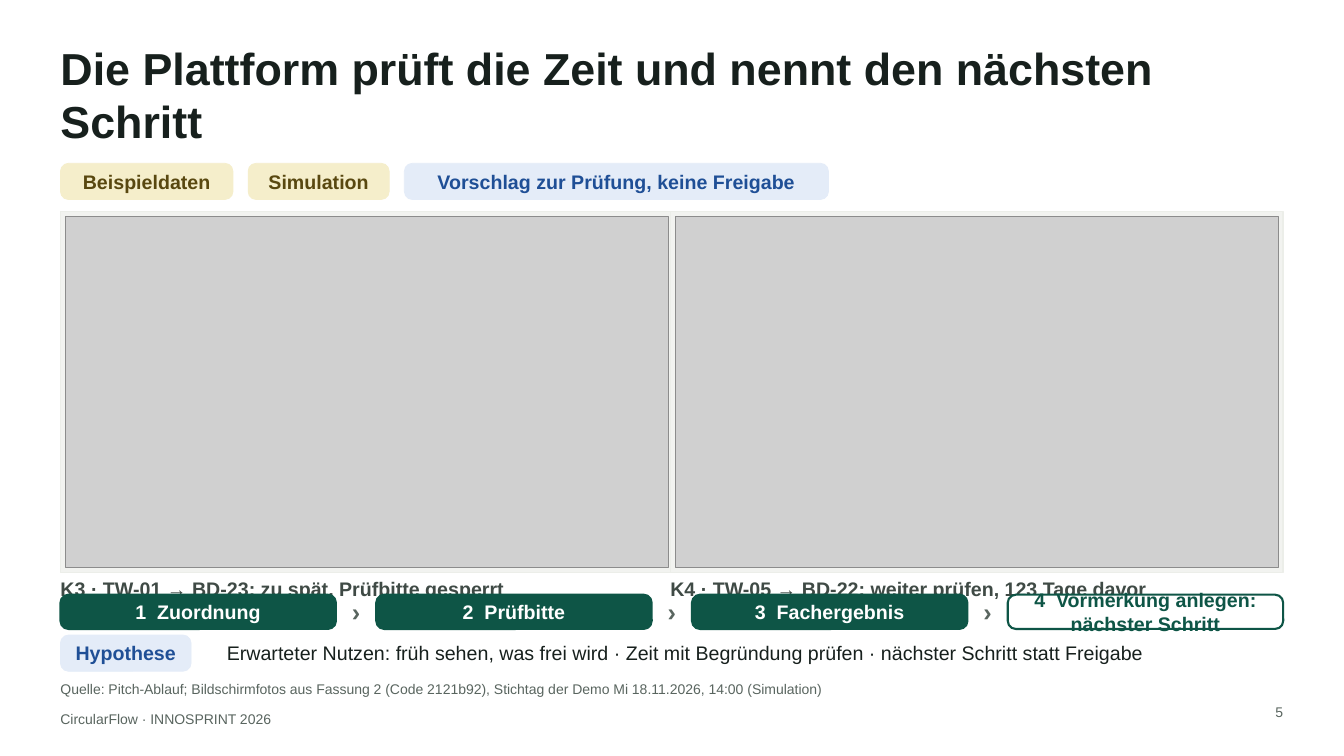
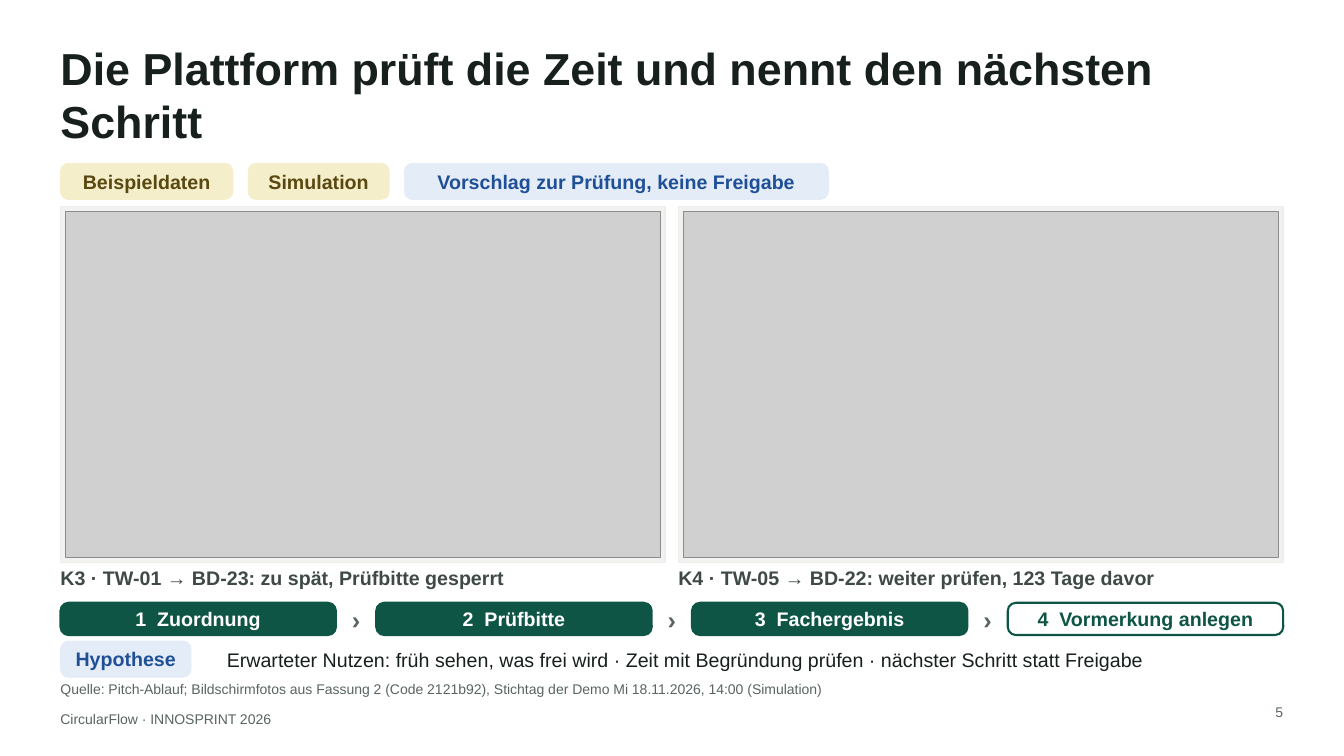
Before and after one commit to sammo3332/CircularFlow, a slide deck: slide 5 of pitch/innosprint-2026/ausgabe/weitere-fassungen/CircularFlow_INNOSPRINT2026_Fassung-C_Praxistest-Dortmund.pptx. Drawn at 1344x756 pixels with LibreOffice and Linux fonts; fonts in the diff are those of the drawing; grey boxes stand for pictures. Boxes give left, top, right and bottom in pixels: in the first picture for what was removed or moved away, otherwise in the second. Text is boxed around its words. In the diff, an @@ line names an element or a change of style, - is before the commit and + after.

```diff
--- a/pitch/innosprint-2026/ausgabe/weitere-fassungen/CircularFlow_INNOSPRINT2026_Fassung-C_Praxistest-Dortmund.pptx
+++ b/pitch/innosprint-2026/ausgabe/weitere-fassungen/CircularFlow_INNOSPRINT2026_Fassung-C_Praxistest-Dortmund.pptx
@@ rectangle: place and size @@
-rectangle at <box>60,212,674,573</box>
+rectangle at <box>60,207,665,563</box>
@@ rectangle: place and size @@
-rectangle at <box>670,212,1284,573</box>
+rectangle at <box>679,207,1284,563</box>
@@ picture: place and size @@
-picture at <box>66,217,668,568</box>
+picture at <box>66,212,660,558</box>
@@ picture: place and size @@
-picture at <box>676,217,1278,568</box>
+picture at <box>684,212,1278,558</box>
@@ text "K3 · TW-01 → BD-23: ...": place and size @@
-text "K3 · TW-01 → BD-23: ..." at <box>60,580,504,600</box>
+text "K3 · TW-01 → BD-23: ..." at <box>60,570,504,589</box>
@@ text "K4 · TW-05 → BD-22: ...": place and size @@
-text "K4 · TW-05 → BD-22: ..." at <box>670,580,1146,600</box>
+text "K4 · TW-05 → BD-22: ..." at <box>678,570,1154,589</box>
@@ 4 rounded rectangles, 3 texts: place and size @@
-4 rounded rectangles, 3 texts at <box>60,595,1284,629</box>
+4 rounded rectangles, 3 texts at <box>60,603,1284,635</box>
@@ proportions changed in 4 elements at <box>60,603,336,635</box>, <box>376,603,651,635</box>, <box>693,603,968,635</box>, <box>1008,603,1284,635</box> @@
@@ text in rounded rectangle at <box>1038,611,1253,630</box>: text changed @@
-4 Vormerkung anlegen: nächster Schritt
+4 Vormerkung anlegen
@@ rounded rectangle "Hypothese": place and size @@
-rounded rectangle "Hypothese" at <box>60,635,192,671</box>
+rounded rectangle "Hypothese" at <box>60,641,192,678</box>
@@ text "Erwarteter Nutzen: früh sehen, was ...": place and size @@
-text "Erwarteter Nutzen: früh sehen, was ..." at <box>227,645,1142,664</box>
+text "Erwarteter Nutzen: früh sehen, was ..." at <box>227,652,1142,671</box>
```
Also in this commit, not shown: 2 other slides changed, 9 other files.
